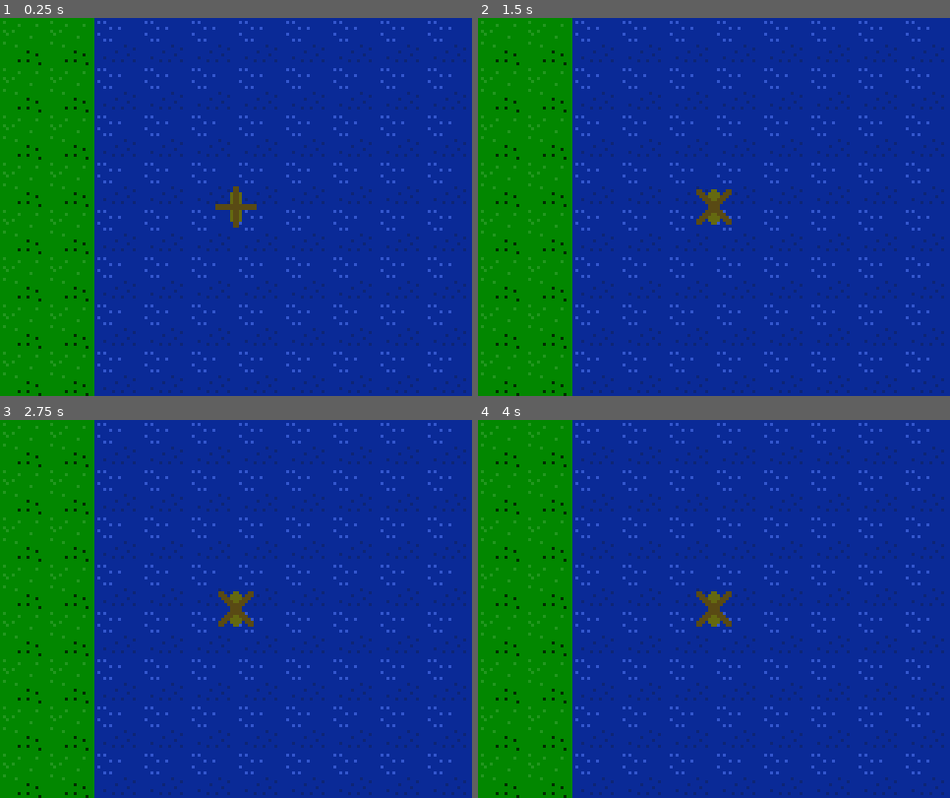
Above: before the commit, frames 1-4 (two rows, left to right).
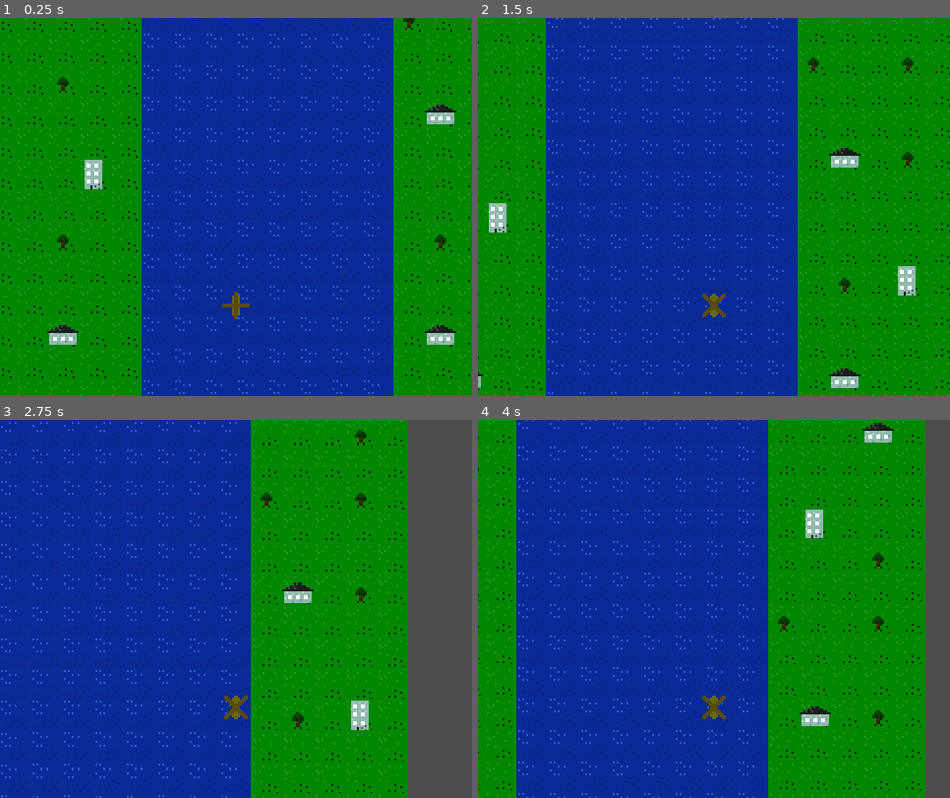
Above: after the commit, the same moments.

Repository: JulioEvencio/river-raid-jam
Game: Godot game, scene res://scenes/level.tscn
Two runs of this game, one before a commit and one after it. Both use one fixed random seed, a clock stepped at 60 frames per second and the inputs below.
Inputs:
- Up to frame 1 (0.25 s): no input
- Up to frame 2 (1.5 s): hold Right (move_right, bound only after the commit) 0.53-1.28 s; hold Down (move_down, bound only after the commit) from 1.28 s (still down)
- Up to frame 3 (2.75 s): release Down (move_down, bound only after the commit) at 2.03 s; hold Right (move_right, bound only after the commit) from 2.03 s (still down)
- Up to frame 4 (4 s): release Right (move_right, bound only after the commit) at 2.78 s; hold Up (move_up, bound only after the commit) 2.78-3.53 s; hold Left (move_left, bound only after the commit) from 3.53 s (still down)

The runs differ from the first frame. In frame 1, 36% of the frame differs, in the area x 0-100%, y 0-100%; in frame 2, 46%; in frame 3, 71%; in frame 4, 56%.

Commit message:
added: script base for player

Diff:
--- a/River Raid Jam/project.godot
+++ b/River Raid Jam/project.godot
@@ -20,7 +20,34 @@
 window/size/viewport_width=480
 window/size/viewport_height=384
 window/stretch/mode="canvas_items"
-window/stretch/scale=3.0
+window/stretch/scale=2.0
+
+[input]
+
+move_up={
+"deadzone": 0.5,
+"events": [Object(InputEventKey,"resource_local_to_scene":false,"resource_name":"","device":-1,"window_id":0,"alt_pressed":false,"shift_pressed":false,"ctrl_pressed":false,"meta_pressed":false,"pressed":false,"keycode":0,"physical_keycode":4194320,"key_label":0,"unicode":0,"echo":false,"script":null)
+, Object(InputEventKey,"resource_local_to_scene":false,"resource_name":"","device":-1,"window_id":0,"alt_pressed":false,"shift_pressed":false,"ctrl_pressed":false,"meta_pressed":false,"pressed":false,"keycode":0,"physical_keycode":87,"key_label":0,"unicode":119,"echo":false,"script":null)
+]
+}
+move_down={
+"deadzone": 0.5,
+"events": [Object(InputEventKey,"resource_local_to_scene":false,"resource_name":"","device":-1,"window_id":0,"alt_pressed":false,"shift_pressed":false,"ctrl_pressed":false,"meta_pressed":false,"pressed":false,"keycode":0,"physical_keycode":4194322,"key_label":0,"unicode":0,"echo":false,"script":null)
+, Object(InputEventKey,"resource_local_to_scene":false,"resource_name":"","device":-1,"window_id":0,"alt_pressed":false,"shift_pressed":false,"ctrl_pressed":false,"meta_pressed":false,"pressed":false,"keycode":0,"physical_keycode":83,"key_label":0,"unicode":115,"echo":false,"script":null)
+]
+}
+move_right={
+"deadzone": 0.5,
+"events": [Object(InputEventKey,"resource_local_to_scene":false,"resource_name":"","device":-1,"window_id":0,"alt_pressed":false,"shift_pressed":false,"ctrl_pressed":false,"meta_pressed":false,"pressed":false,"keycode":0,"physical_keycode":4194321,"key_label":0,"unicode":0,"echo":false,"script":null)
+, Object(InputEventKey,"resource_local_to_scene":false,"resource_name":"","device":-1,"window_id":0,"alt_pressed":false,"shift_pressed":false,"ctrl_pressed":false,"meta_pressed":false,"pressed":false,"keycode":0,"physical_keycode":68,"key_label":0,"unicode":100,"echo":false,"script":null)
+]
+}
+move_left={
+"deadzone": 0.5,
+"events": [Object(InputEventKey,"resource_local_to_scene":false,"resource_name":"","device":-1,"window_id":0,"alt_pressed":false,"shift_pressed":false,"ctrl_pressed":false,"meta_pressed":false,"pressed":false,"keycode":0,"physical_keycode":4194319,"key_label":0,"unicode":0,"echo":false,"script":null)
+, Object(InputEventKey,"resource_local_to_scene":false,"resource_name":"","device":-1,"window_id":0,"alt_pressed":false,"shift_pressed":false,"ctrl_pressed":false,"meta_pressed":false,"pressed":false,"keycode":0,"physical_keycode":65,"key_label":0,"unicode":97,"echo":false,"script":null)
+]
+}
 
 [rendering]
 
--- a/River Raid Jam/scenes/player.tscn
+++ b/River Raid Jam/scenes/player.tscn
@@ -1,6 +1,22 @@
-[gd_scene load_steps=6 format=3 uid="uid://daac3s75r1ehw"]
+[gd_scene load_steps=7 format=3 uid="uid://daac3s75r1ehw"]
 
 [ext_resource type="Texture2D" uid="uid://bx62exogr5pa1" path="res://assets/sprites/player.png" id="1_bueuj"]
+[ext_resource type="Script" path="res://scripts/player.gd" id="1_h7tpe"]
+
+[sub_resource type="Animation" id="Animation_hfhf3"]
+length = 0.001
+tracks/0/type = "value"
+tracks/0/imported = false
+tracks/0/enabled = true
+tracks/0/path = NodePath("Sprite2D:frame")
+tracks/0/interp = 1
+tracks/0/loop_wrap = true
+tracks/0/keys = {
+"times": PackedFloat32Array(0),
+"transitions": PackedFloat32Array(1),
+"update": 1,
+"values": [0]
+}
 
 [sub_resource type="Animation" id="Animation_lkg66"]
 resource_name = "flying"
@@ -19,21 +35,6 @@
 "values": [0, 1]
 }
 
-[sub_resource type="Animation" id="Animation_hfhf3"]
-length = 0.001
-tracks/0/type = "value"
-tracks/0/imported = false
-tracks/0/enabled = true
-tracks/0/path = NodePath("Sprite2D:frame")
-tracks/0/interp = 1
-tracks/0/loop_wrap = true
-tracks/0/keys = {
-"times": PackedFloat32Array(0),
-"transitions": PackedFloat32Array(1),
-"update": 1,
-"values": [0]
-}
-
 [sub_resource type="AnimationLibrary" id="AnimationLibrary_rm6uy"]
 _data = {
 "RESET": SubResource("Animation_hfhf3"),
@@ -45,8 +46,10 @@
 
 [node name="Player" type="CharacterBody2D"]
 collision_layer = 4
+script = ExtResource("1_h7tpe")
 
 [node name="Camera2D" type="Camera2D" parent="."]
+offset = Vector2(0, -50)
 
 [node name="Sprite2D" type="Sprite2D" parent="."]
 texture = ExtResource("1_bueuj")
--- /dev/null
+++ b/River Raid Jam/scripts/player.gd
@@ -0,0 +1,25 @@
+extends CharacterBody2D
+
+const SPEED : int = 50
+
+func _physics_process(_delta : float) -> void:
+	move()
+
+func move() -> void:
+	var speed_y : int = -20
+
+	if Input.is_action_pressed("move_down"):
+		speed_y = -5
+	elif Input.is_action_pressed("move_up"):
+		speed_y -= SPEED
+
+	velocity.y = speed_y
+
+	var direction = Input.get_axis("move_left", "move_right")
+
+	if direction:
+		velocity.x = direction * SPEED
+	else:
+		velocity.x = move_toward(velocity.x, 0, SPEED)
+
+	move_and_slide()
